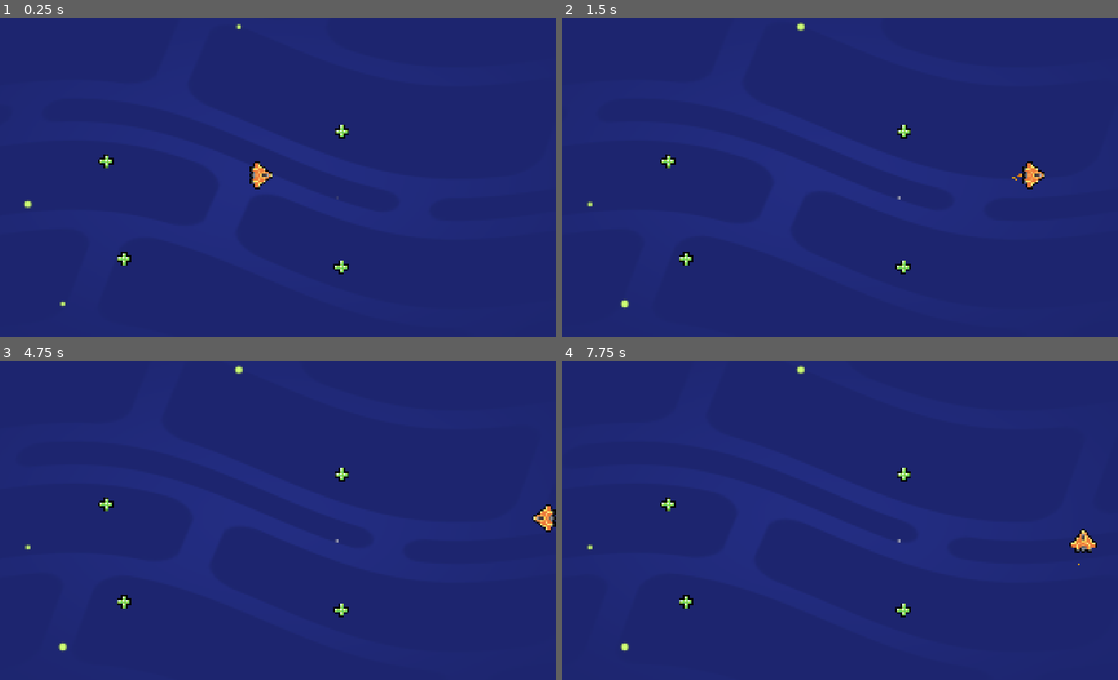
Above: before the commit, frames 1-4 (two rows, left to right).
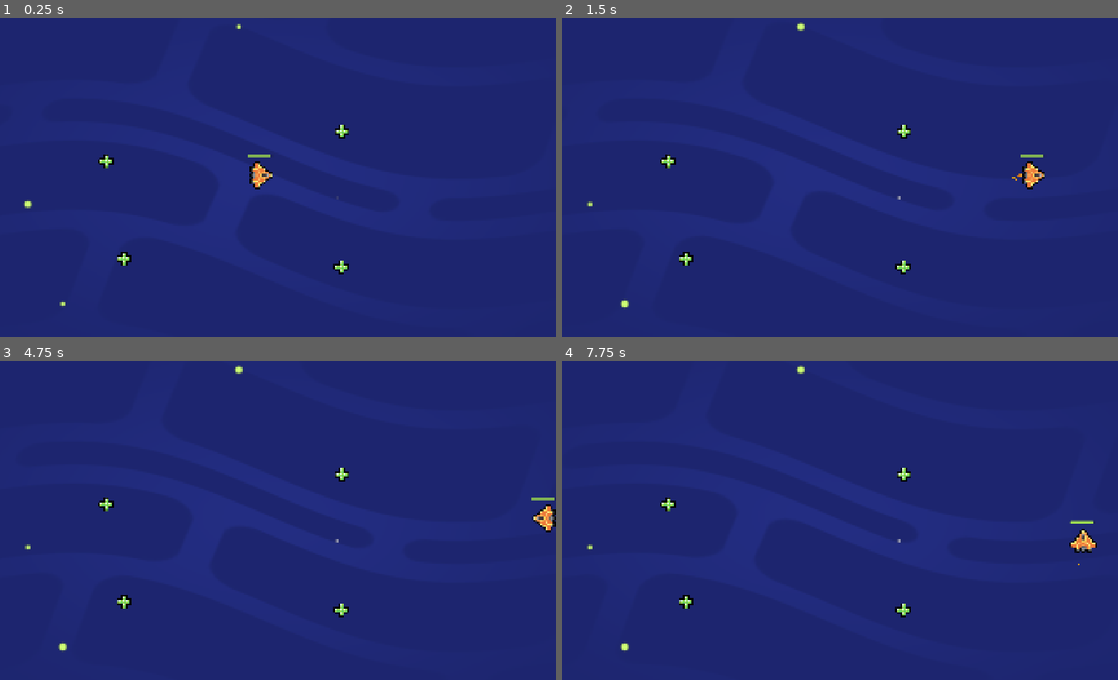
Above: after the commit, the same moments.

Repository: peeryo/M05-SY2526-Loot-it-All
Game: Godot game, scene res://lessons/space_level.tscn
Two runs of this game, one before a commit and one after it. Both use one fixed random seed, a clock stepped at 60 frames per second and the inputs below.
Inputs (mouse positions are in pixels of both pictures, inside the frame that each line leads up to):
- Up to frame 1 (0.25 s): no input
- Up to frame 2 (1.5 s): tap Enter at 0.5 s; move the mouse to (956, 158) at 0.52 s; hold D (move_right) 0.53-1.25 s; tap Z at 0.6 s; click (956, 158) at 0.67 s; tap Space at 0.77 s; drag from (712, 190) to (973, 174) at 1.27 s
- Up to frame 3 (4.75 s): move the mouse to (322, 443) at 2.02 s; hold D (move_right) 2.03-2.75 s; tap Z at 2.1, 3.6 s; tap Space at 2.75, 3.77, 4.25 s; drag from (233, 581) to (105, 504) at 2.77 s; tap Enter at 3.5 s; move the mouse to (439, 565) at 3.52 s; hold A (move_left) 3.53-4.25 s; drag from (88, 466) to (339, 475) at 4.27 s
- Up to frame 4 (7.75 s): move the mouse to (856, 517) at 5.02 s; hold S (move_down) 5.03-5.75 s; tap Z at 5.1, 6.6 s; click (856, 517) at 5.17 s; drag from (739, 434) to (901, 609) at 5.77 s; tap Enter at 6.5 s; move the mouse to (956, 501) at 6.52 s; hold W (move_up) 6.53-7.25 s; tap Space at 6.77 s; drag from (712, 533) to (795, 581) at 7.27 s

The runs differ from the first frame. In frame 1, less than 0.1% of the frame differs, in the area x 44-49%, y 42-44%; in frame 2, less than 0.1%; in frame 3, less than 0.1%; in frame 4, less than 0.1%, in the area x 91-96%, y 49-52%.

Commit message:
M05L04 completed

Diff:
--- a/lessons/ship.gd
+++ b/lessons/ship.gd
@@ -20,4 +20,5 @@
 	position += velocity * delta
 
 	if velocity.length() > 0.0:
-		rotation = velocity.angle()
+		#rotation = velocity.angle()
+		get_node("Sprite2D").rotation = velocity.angle()
--- a/lessons/ship.tscn
+++ b/lessons/ship.tscn
@@ -7,6 +7,13 @@
 
 [sub_resource type="CircleShape2D" id="CircleShape2D_5xifn"]
 radius = 42.190044
+
+[sub_resource type="StyleBoxFlat" id="StyleBoxFlat_5xifn"]
+bg_color = Color(0.62352943, 0.8666667, 0.31764707, 1)
+corner_radius_top_left = 4
+corner_radius_top_right = 4
+corner_radius_bottom_right = 4
+corner_radius_bottom_left = 4
 
 [node name="Ship" type="Area2D"]
 script = ExtResource("4_p1sls")
@@ -28,3 +35,20 @@
 
 [node name="CollisionShape2D" type="CollisionShape2D" parent="."]
 shape = SubResource("CircleShape2D_5xifn")
+
+[node name="Control" type="Control" parent="."]
+layout_mode = 3
+anchors_preset = 0
+offset_right = 40.0
+offset_bottom = 40.0
+
+[node name="HealthBar" type="ProgressBar" parent="Control"]
+layout_mode = 0
+offset_left = -44.0
+offset_top = -67.0
+offset_right = 41.0
+offset_bottom = -60.0
+theme_override_styles/fill = SubResource("StyleBoxFlat_5xifn")
+value = 90.0
+rounded = true
+show_percentage = false
Not shown: 1 places in lessons/ship.tscn that only renumber resources
